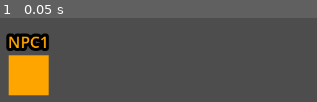
Above: before the commit, frame 1.
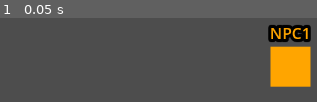
Above: after the commit, the same moment.

Repository: NIK-98/Paint_The_Ground
Game: Godot game, scene res://sceens/npc.tscn
Same seed, same stepped clock (60 frames per second), same inputs: the game is played once before the commit and once after it. This scene is started directly instead of the project's main scene.
Inputs:
- Up to frame 1 (0.05 s): no input

The runs differ from the first frame. In frame 1, 18% of the frame differs, in the area x 1-99%, y 8-93%.
Error in both runs: Cannot call method 'get_node' on a null value. (res://scripts/npc.gd:3)

Commit message:
runden begin angepasst und code optimiert

Diff:
--- a/sceens/level.tscn
+++ b/sceens/level.tscn
@@ -643,7 +643,7 @@
 theme_override_font_sizes/font_size = 40
 
 [node name="Timer" type="Timer" parent="." groups=["timer"]]
-wait_time = 120.0
+wait_time = 5.0
 
 [node name="Timerende" type="Timer" parent="."]
 wait_time = 3.0
--- a/sceens/score_label.tscn
+++ b/sceens/score_label.tscn
@@ -14,6 +14,7 @@
 theme_override_colors/font_outline_color = Color(1, 1, 1, 1)
 theme_override_constants/outline_size = 15
 theme_override_font_sizes/font_size = 32
+text = "0"
 horizontal_alignment = 1
 vertical_alignment = 1
 script = ExtResource("1_b3urs")
--- a/scripts/bombe.gd
+++ b/scripts/bombe.gd
@@ -6,6 +6,9 @@
 const bomb_radius = 6
 var explode_pos = null
 var celle = 0
+
+func _ready():
+	set_physics_process(false)
 
 
 func _physics_process(_delta):
@@ -28,6 +31,7 @@
 
 func _on_area_2d_area_entered(area):
 	if area.get_parent().is_in_group("player"):
+		set_physics_process(true)
 		explode_pos = area.get_parent().position
 		celle = area.get_parent().color_cell
 		if not area.get_parent().is_in_group("npc"):
--- a/scripts/level.gd
+++ b/scripts/level.gd
@@ -316,7 +316,6 @@
 func del_player(id: int):
 	if not get_node("Players").has_node(str(id)):
 		return
-	$loby.update_player_count.rpc(false)
 	update_player_list(id, false)
 	get_node("Players").get_node(str(id)).queue_free()
 	del_text_tap(id)
@@ -335,18 +334,18 @@
 
 
 func _on_timer_timeout():
+	game_stoping_timers.rpc()
+	game_end_timer_start.rpc()
+	reset_vars_level.rpc()
+
+
+
+@rpc("any_peer","call_local")
+func reset_vars_level():
 	if multiplayer.is_server() or OS.has_feature("dedicated_server"):
 		reset_powerup()
 		reset_bomben()
 		map.reset_floor()
-	game_stoping_timers.rpc()
-	game_end_timer_start.rpc()
-	reset_vars_level.rpc()
-
-
-
-@rpc("any_peer","call_local")
-func reset_vars_level():
 	main.get_node("CanvasLayer2/UI").visible = false
 
 
--- a/scripts/loby.gd
+++ b/scripts/loby.gd
@@ -90,6 +90,10 @@
 func exit(msg: String, show_msg: bool):
 	if OS.has_feature("dedicated_server"):
 		return
+	update_player_count.rpc(false)
+	if not $CenterContainer/VBoxContainer/Enter.visible:
+		update_player_wait.rpc(false)
+	update_warten.rpc()
 	if multiplayer and multiplayer.is_server():
 		OS.alert("Server beendet!", "Server Meldung")
 		server_exit()
@@ -130,7 +134,6 @@
 		$CenterContainer/VBoxContainer/Random.visible = false
 		$CenterContainer/VBoxContainer/settime.visible = false
 		$CenterContainer/VBoxContainer/Warten.visible = true
-		update_warten.rpc()
 		Global.trigger_host_focus = true
 		$CenterContainer/VBoxContainer/start.grab_focus()
 		Global.trigger_host_focus = false
@@ -139,14 +142,19 @@
 		if player_conect_count == 1 and get_parent().get_node("Players").has_node("1") and not get_parent().loaded_seson:
 			get_parent().loaded_seson = true
 			get_parent().spawn_npc()
+		update_warten.rpc()
 
 
 @rpc("any_peer","call_local")
 func update_warten():
 	$CenterContainer/VBoxContainer/Warten.text = str(player_wait_count, " Player bereit!")
 	if player_conect_count == player_wait_count and $CenterContainer/VBoxContainer/Warten.visible:
+		$CenterContainer/VBoxContainer/Warten.text = str("Alle Player bereit!")
 		$CenterContainer/VBoxContainer/start.visible = true
-
+	if player_wait_count == 1 and player_conect_count == 1 and not get_parent().loaded_seson:
+		$CenterContainer/VBoxContainer/start.text = "Beenden"
+		$CenterContainer/VBoxContainer/Warten.text = str("keiner auf dem server!")
+		$CenterContainer/VBoxContainer/start.visible = true
 
 func _on_random_pressed():
 	Global.ui_sound = true
@@ -251,6 +259,7 @@
 	if player_conect_count <= 1 and OS.has_feature("dedicated_server"):
 		exit("Kein Mitspieler auf dem Server Gefunden!", true)
 		return
+	reset_player_wait.rpc()
 	get_parent().reset_vars_level.rpc()
 	get_parent().wertungs_anzeige_aktivieren.rpc()
 	get_parent().game_restart_timer_start.rpc()
@@ -260,6 +269,12 @@
 	set_visiblity.rpc(str(name), false)
 
 
+
+@rpc("any_peer","call_local")
+func reset_player_wait():
+	player_wait_count = 0
+
+
 @rpc("any_peer","call_local")
 func set_visiblity(nodepath: String, mode: bool):
 	var obj = get_parent().get_node(nodepath)
--- a/scripts/npc.gd
+++ b/scripts/npc.gd
@@ -36,11 +36,12 @@
 		if i.is_in_group("npc"):
 			i.get_node("Name").text = str("NPC",npc_count)
 			npc_count += 1
+	position = Vector2(randi_range(npc_spawn_grenze,Global.Spielfeld_Size.x-npc_spawn_grenze-$Color.size.x),randi_range(npc_spawn_grenze,Global.Spielfeld_Size.y-npc_spawn_grenze-$Color.size.y))
+
 
 func _physics_process(delta):
 	if not loaded:
 		loaded = true
-		position = Vector2(randi_range(npc_spawn_grenze,Global.Spielfeld_Size.x-npc_spawn_grenze-$Color.size.x),randi_range(npc_spawn_grenze,Global.Spielfeld_Size.y-npc_spawn_grenze-$Color.size.y))
 		set_random_direction()
 		paint()
 		score_counter()
@@ -48,8 +49,6 @@
 	if level.get_node("CanvasLayer/Time").visible:
 		if not Gametriggerstart:
 			Gametriggerstart = true
-			paint()
-			score_counter()
 		if level.get_node("CanvasLayer/Time").text.to_int() > 0:
 			time_last_change += delta
 			if time_last_change >= direction_change_interval:
--- a/scripts/player.gd
+++ b/scripts/player.gd
@@ -47,23 +47,21 @@
 	$Camera2D.limit_right = Global.Spielfeld_Size.x
 	$Camera2D.limit_bottom = Global.Spielfeld_Size.y
 	color_change()
-	map.reset_floor()
+	position = Vector2(randi_range(player_spawn_grenze,Global.Spielfeld_Size.x-player_spawn_grenze-$Color.size.x),randi_range(player_spawn_grenze,Global.Spielfeld_Size.y-player_spawn_grenze-$Color.size.y))
+
 
 func _physics_process(_delta):
 	if not loaded:
 		loaded = true
-		position = Vector2(randi_range(player_spawn_grenze,Global.Spielfeld_Size.x-player_spawn_grenze-$Color.size.x),randi_range(player_spawn_grenze,Global.Spielfeld_Size.y-player_spawn_grenze-$Color.size.y))
 		sync_hide_win_los_meldung.rpc(name.to_int())
 		map.reset_floor()
-		paint.rpc()
-		score_counter.rpc()
+		paint()
+		score_counter()
 
 
 	if level.get_node("CanvasLayer/Time").visible:
 		if not Gametriggerstart:
 			Gametriggerstart = true
-			paint.rpc()
-			score_counter.rpc()
 		if level.get_node("CanvasLayer/Time").text.to_int() > 0:
 			if name.to_int() == multiplayer.get_unique_id():
 				moving()
@@ -82,8 +80,8 @@
 				velocity = move*SPEED
 				move_and_collide(velocity)
 			if (velocity.x != 0 or velocity.y != 0):
-				paint.rpc()
-			score_counter.rpc()
+				paint()
+			score_counter()
 			for p in range(len(powerups)):
 				if not powerups[p][2] and powerups[p][0] != -1:
 					powerups[p][2] = true
@@ -182,7 +180,6 @@
 		camera.zoom.y = clamp(camera.zoom.y, min_zoom, max_zoom)
 
 
-@rpc("any_peer","call_local")
 func score_counter():
 	last_score = score
 	score = len(map.get_used_cells_by_id(color_cell))
@@ -203,7 +200,6 @@
 		level.get_node("Werten/PanelContainer/Wertung/powerlist").get_node(str(name)).update_icon.rpc(powerups)
 
 
-@rpc("any_peer","call_local")
 func paint():
 	var tile_position = map.local_to_map(position)
 	for x in range(paint_radius):
--- a/scripts/powerup.gd
+++ b/scripts/powerup.gd
@@ -2,6 +2,7 @@
 
 @onready var map = get_parent().get_parent().get_node("floor")
 @onready var level = get_parent().get_parent()
+@onready var Players = get_parent().get_parent().get_node("Players")
 
 
 var explode_pos = null
@@ -16,6 +17,7 @@
 		$Sprite2D.texture = load("res://assets/powerups/bigrad.png")
 	if powerupid == 2: # unübermalbares färben
 		$Sprite2D.texture = load("res://assets/powerups/protect.png")
+	set_physics_process(false)
 
 
 func _physics_process(_delta):
@@ -26,45 +28,46 @@
 
 
 @rpc("any_peer","call_local")
-func aktivate_powerup(player: CharacterBody2D):
+func aktivate_powerup(player_id: int):
 	if powerupid == 0: # doppelter grundspeed
 		var ist_da_index = 0
 		var ist_da = false
-		for aktive in range(len(player.powerups)):
-			if player.powerups[aktive][0] == powerupid:
+		for aktive in range(len(Players.get_node(str(player_id)).powerups)):
+			if Players.get_node(str(player_id)).powerups[aktive][0] == powerupid:
 				ist_da_index = aktive
 				ist_da = true
 		if not ist_da:
-			player.SPEED = player.first_speed
-			player.SPEED *= 2
-			player.powerups[ist_da_index][0] = powerupid
-			player.powerups[ist_da_index][1] = true
+			Players.get_node(str(player_id)).SPEED = Players.get_node(str(player_id)).first_speed
+			Players.get_node(str(player_id)).SPEED *= 2
+			Players.get_node(str(player_id)).powerups[ist_da_index][0] = powerupid
+			Players.get_node(str(player_id)).powerups[ist_da_index][1] = true
 	if powerupid == 1: # größerer färbradius
 		var ist_da_index = 1
 		var ist_da = false
-		for aktive in range(len(player.powerups)):
-			if player.powerups[aktive][0] == powerupid:
+		for aktive in range(len(Players.get_node(str(player_id)).powerups)):
+			if Players.get_node(str(player_id)).powerups[aktive][0] == powerupid:
 				ist_da_index = aktive
 				ist_da = true
 		if not ist_da:
-			player.paint_radius = Global.painting_rad
-			player.paint_radius = 6
-			player.powerups[ist_da_index][0] = powerupid
-			player.powerups[ist_da_index][1] = true
+			Players.get_node(str(player_id)).paint_radius = Global.painting_rad
+			Players.get_node(str(player_id)).paint_radius = 6
+			Players.get_node(str(player_id)).powerups[ist_da_index][0] = powerupid
+			Players.get_node(str(player_id)).powerups[ist_da_index][1] = true
 	if powerupid == 2: # unübermalbares färben
 		var ist_da_index = 2
 		var ist_da = false
-		for aktive in range(len(player.powerups)):
-			if player.powerups[aktive][0] == powerupid:
+		for aktive in range(len(Players.get_node(str(player_id)).powerups)):
+			if Players.get_node(str(player_id)).powerups[aktive][0] == powerupid:
 				ist_da_index = aktive
 				ist_da = true
 		if not ist_da:
-			level.cell_blocker.rpc(true, player.name.to_int())
-			player.powerups[ist_da_index][0] = powerupid
-			player.powerups[ist_da_index][1] = true
+			level.cell_blocker.rpc(true, Players.get_node(str(player_id)).name.to_int())
+			Players.get_node(str(player_id)).powerups[ist_da_index][0] = powerupid
+			Players.get_node(str(player_id)).powerups[ist_da_index][1] = true
 
 
 func _on_area_2d_area_entered(area):
 	if area.get_parent().is_in_group("player"):
 		explode_pos = area.get_parent().position
-		aktivate_powerup.rpc(area.get_parent())
+		set_physics_process(true)
+		aktivate_powerup.rpc(str(area.get_parent().name).to_int())
--- a/scripts/scoreboard.gd
+++ b/scripts/scoreboard.gd
@@ -38,10 +38,10 @@
 func update_scoreboard():
 	if loaded:
 		for n in get_parent().get_node("Players").get_children():
-			if n.has_method("move_npc") and get_parent().get_node("loby").player_conect_count == 1 and get_parent().get_node("loby").player_wait_count == 1:
+			if n.has_method("move_npc") and get_parent().get_node("loby").player_conect_count == 1 and get_parent().get_node("loby").player_wait_count == 0:
 				$CanvasLayer/CenterContainer/PanelContainer/MarginContainer/VBoxContainer/HBoxContainer/score.text = str(get_parent().get_node("Werten/PanelContainer/Wertung/werte").get_node(str(n.name)).text)
 				$CanvasLayer/CenterContainer/PanelContainer/MarginContainer/VBoxContainer/Spieler.text = str("Spieler: ",get_parent().get_node("Players").get_node(str(n.name)).get_node("Name").text)
-				sync_list.rpc([get_parent().get_node("Werten/PanelContainer/Wertung/werte").get_node(str(n.name)).text.to_int(), get_parent().get_node("Players").get_node(str(n.name)).get_node("Name").text])
+				sync_list([get_parent().get_node("Werten/PanelContainer/Wertung/werte").get_node(str(n.name)).text.to_int(), get_parent().get_node("Players").get_node(str(n.name)).get_node("Name").text])
 				$CanvasLayer/CenterContainer/PanelContainer/MarginContainer/VBoxContainer/HBoxContainer/score.set("theme_override_colors/font_color",get_parent().get_node("Players").get_node(str(n.name)).get_node("Color").color)
 				$CanvasLayer/CenterContainer/PanelContainer/MarginContainer/VBoxContainer/Spieler.set("theme_override_colors/font_color",get_parent().get_node("Players").get_node(str(n.name)).get_node("Color").color)
 				get_parent().get_node("Players").get_node(str(n.name)).reset_player_vars()
@@ -72,11 +72,13 @@
 		get_parent().get_node("loby").exit("Kein Mitspieler auf dem Server Gefunden!", true)
 		return
 	get_parent().reset_vars_level.rpc()
-	get_parent().wertungs_anzeige_aktivieren.rpc()
-	get_parent().game_restart_timer_start.rpc()
-	get_parent().main.get_node("CanvasLayer/change").visible = true
-	set_visible_false.rpc("../CanvasLayer/start_in", true)
-	set_visible_false.rpc("CanvasLayer", false)
+	$"../loby".update_player_wait.rpc(true)
+	set_visible_false.rpc("../loby", true)
+	set_visible_false.rpc("../loby/CenterContainer/VBoxContainer/start", false)
+	set_visible_false.rpc("../loby/CenterContainer/VBoxContainer/Warten", true)
+	await get_tree().create_timer(0.5).timeout
+	$CanvasLayer.visible = false
+	$"../loby".update_warten.rpc()
 
 
 
--- a/scripts/ui.gd
+++ b/scripts/ui.gd
@@ -64,20 +64,7 @@
 		$Panel/CenterContainer/Net/Options/Option2/o3/remote1/Remote.text = ip
 		port = str(port)
 		$Panel/CenterContainer/Net/Options/Option1/o1_port/port.text = port
-		set_process(false)
-
-
-func _physics_process(_delta):
-	if Input.is_action_just_pressed("cancel"):
-		block_host = false
-		$Panel/CenterContainer/Net/Connecting.text = ""
-	if Input.is_action_just_pressed("exit") and visible and not get_parent().get_parent().get_node("Audio_menu/CanvasLayer").visible:
-		await get_tree().create_timer(0.1).timeout
-		esc_is_pressing = true
-		get_parent().get_parent().get_node("CanvasLayer/Menu").visible = true
-		Global.trigger_host_focus = true
-		get_parent().get_parent().get_node("CanvasLayer/Menu/PanelContainer/VBoxContainer/Beenden").grab_focus()
-		Global.trigger_host_focus = false
+
 
 	update_time_ips.text = str("update in ",floor(ips_update_timer.time_left),"s")
 
@@ -111,6 +98,24 @@
 			await check_ip(server_address_to_connect_to)
 
 
+	if get_parent().get_parent().has_node("Level/level/loby") and not get_parent().get_parent().get_node("Level/level/loby").visible:
+		set_process(false)
+
+
+
+func _physics_process(_delta):
+	if Input.is_action_just_pressed("cancel"):
+		block_host = false
+		$Panel/CenterContainer/Net/Connecting.text = ""
+	if Input.is_action_just_pressed("exit") and visible and not get_parent().get_parent().get_node("Audio_menu/CanvasLayer").visible:
+		await get_tree().create_timer(0.1).timeout
+		esc_is_pressing = true
+		get_parent().get_parent().get_node("CanvasLayer/Menu").visible = true
+		Global.trigger_host_focus = true
+		get_parent().get_parent().get_node("CanvasLayer/Menu/PanelContainer/VBoxContainer/Beenden").grab_focus()
+		Global.trigger_host_focus = false
+
+
 
 func check_ip(str_liste: String):
 	var temp_str = ""
Not shown, changed: export_presets.cfg
